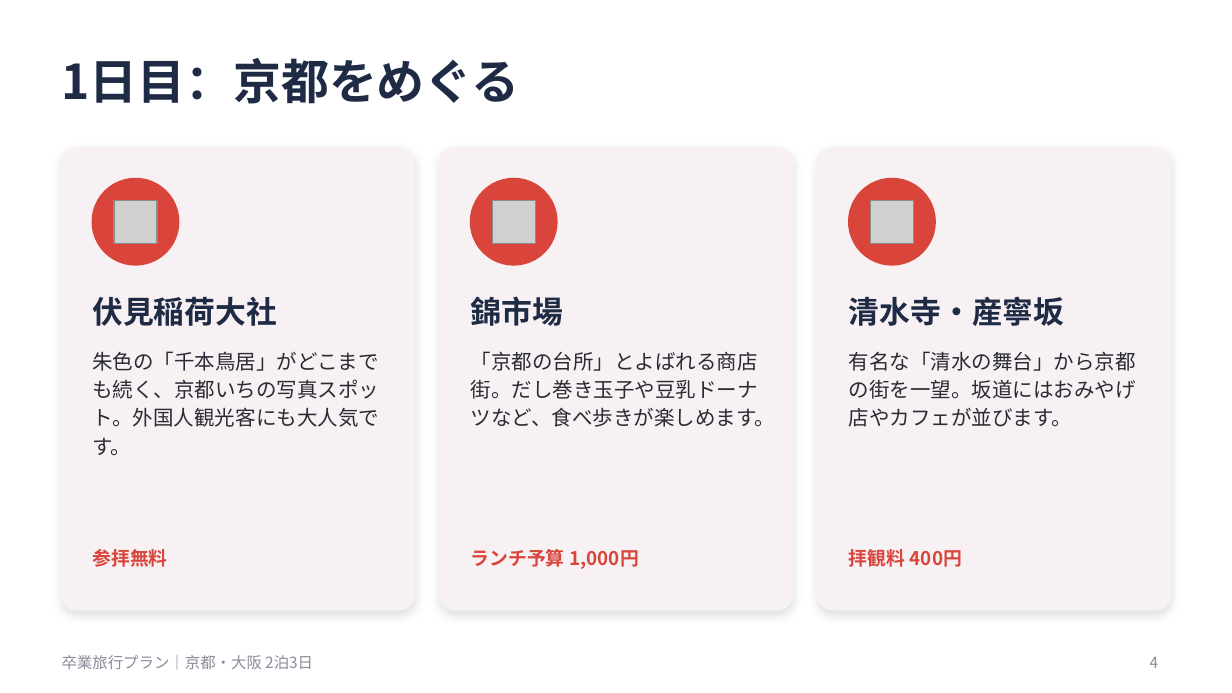
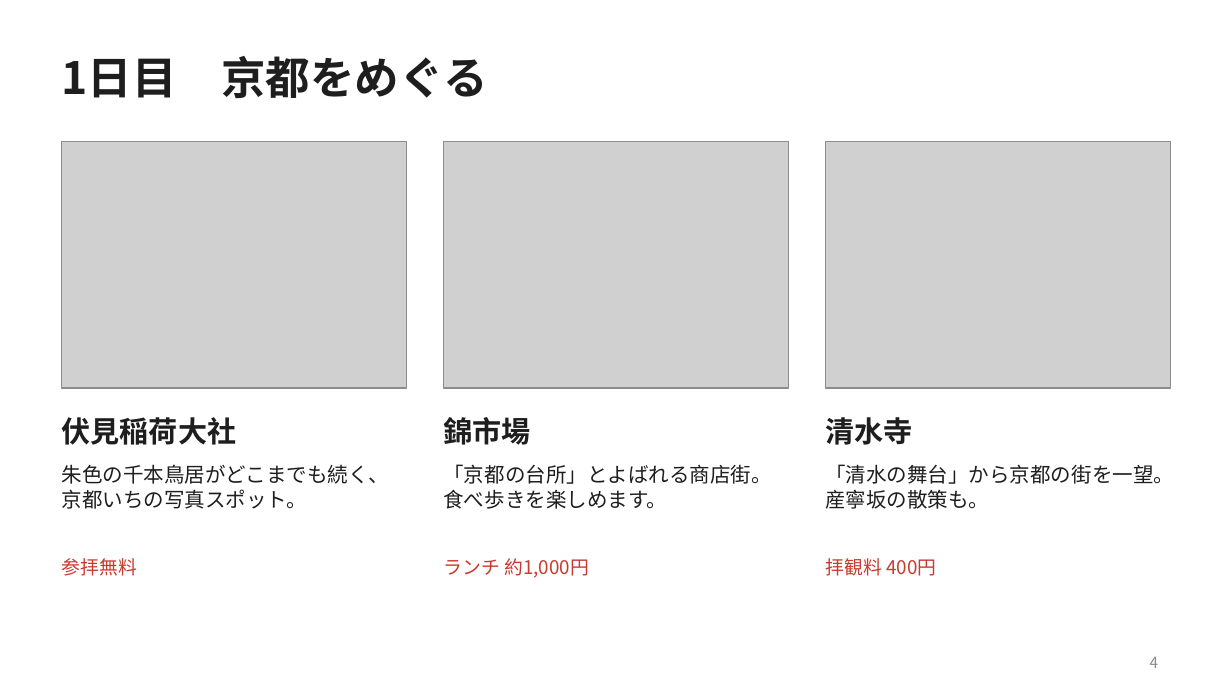
Before and after one commit to devnull0316/devnull-studio, a slide deck: slide 4 of 卒業旅行課題/卒業旅行プラン.pptx. Drawn at 1232x693 pixels with LibreOffice and Linux fonts; fonts in the diff are those of the drawing; grey boxes stand for pictures. Boxes give left, top, right and bottom in pixels: in the first picture for what was removed or moved away, otherwise in the second. Text is boxed around its words. In the diff, an @@ line names an element or a change of style, - is before the commit and + after.

```diff
--- a/卒業旅行課題/卒業旅行プラン.pptx
+++ b/卒業旅行課題/卒業旅行プラン.pptx
@@ title at [62,56,487,98]: text changed; size 28 to 26 pt; text colour #1F2A44 to #1E1E1E @@
-1日目：京都をめぐる
+1日目 京都をめぐる
@@ rounded rectangle removed at [62,148,414,610] @@
@@ picture added at [62,142,407,388] @@
@@ rounded rectangle removed at [440,148,792,610] @@
@@ picture added at [444,142,788,388] @@
@@ rounded rectangle removed at [818,148,1170,610] @@
@@ picture added at [825,142,1170,388] @@
@@ ellipse removed at [92,179,179,265] @@
@@ ellipse removed at [471,179,557,265] @@
@@ ellipse removed at [849,179,935,265] @@
@@ picture removed at [115,200,158,243] @@
@@ picture removed at [493,200,536,243] @@
@@ picture removed at [871,200,914,243] @@
@@ text "伏見稲荷大社" at [62,417,237,445]: size 18 to 17 pt, text colour #1F2A44 to #1E1E1E @@
@@ text "伏見稲荷大社": place and size @@
-text "伏見稲荷大社" at [92,297,277,326]
+text "伏見稲荷大社" at [62,417,237,445]
@@ text "錦市場": place and size @@
-text "錦市場" at [471,296,563,326]
+text "錦市場" at [443,417,530,445]
@@ text "錦市場" at [443,417,530,445]: size 18 to 17 pt, text colour #1F2A44 to #1E1E1E @@
@@ text at [825,417,912,445]: text changed; size 18 to 17 pt; text colour #1F2A44 to #1E1E1E @@
-清水寺・産寧坂
+清水寺
@@ text at [62,464,390,509]: text changed; text colour #2A2A35 to #1E1E1E @@
-朱色の「千本鳥居」がどこまでも続く、京都いちの写真スポット。外国人観光客にも大人気です。
+朱色の千本鳥居がどこまでも続く、京都いちの写真スポット。
@@ text at [443,464,771,509]: text changed; text colour #2A2A35 to #1E1E1E @@
-「京都の台所」とよばれる商店街。だし巻き玉子や豆乳ドーナツなど、食べ歩きが楽しめます。
+「京都の台所」とよばれる商店街。食べ歩きを楽しめます。
@@ text at [825,464,1174,509]: text changed; text colour #2A2A35 to #1E1E1E @@
-有名な「清水の舞台」から京都の街を一望。坂道にはおみやげ店やカフェが並びます。
+「清水の舞台」から京都の街を一望。産寧坂の散策も。
@@ text "参拝無料" at [62,558,137,576]: text colour #D9453B to #C8392F, bold off @@
@@ text "参拝無料": place and size @@
-text "参拝無料" at [92,549,167,567]
+text "参拝無料" at [62,558,137,576]
@@ text at [443,558,589,578]: text changed; text colour #D9453B to #C8392F; bold off @@
-ランチ予算 1,000円
+ランチ 約1,000円
@@ text "拝観料 400円": place and size @@
-text "拝観料 400円" at [849,549,962,567]
+text "拝観料 400円" at [825,558,936,576]
@@ text "拝観料 400円" at [825,558,936,576]: text colour #D9453B to #C8392F, bold off @@
@@ text removed at [62,655,313,669] @@
-卒業旅行プラン｜京都・大阪 2泊3日
```
Also in this commit, not shown: 7 other slides changed, 2 slides added, 1 slide removed, 1 other file.
